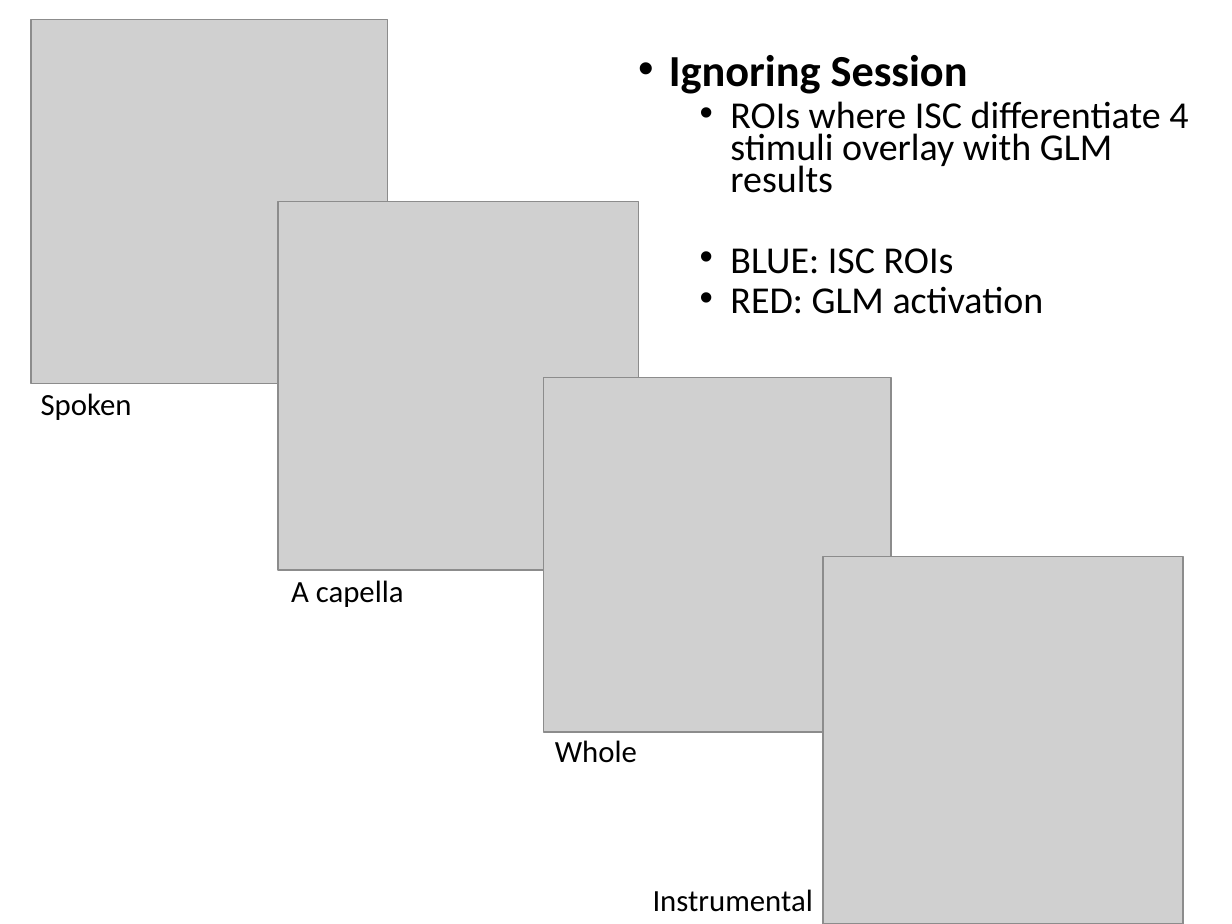
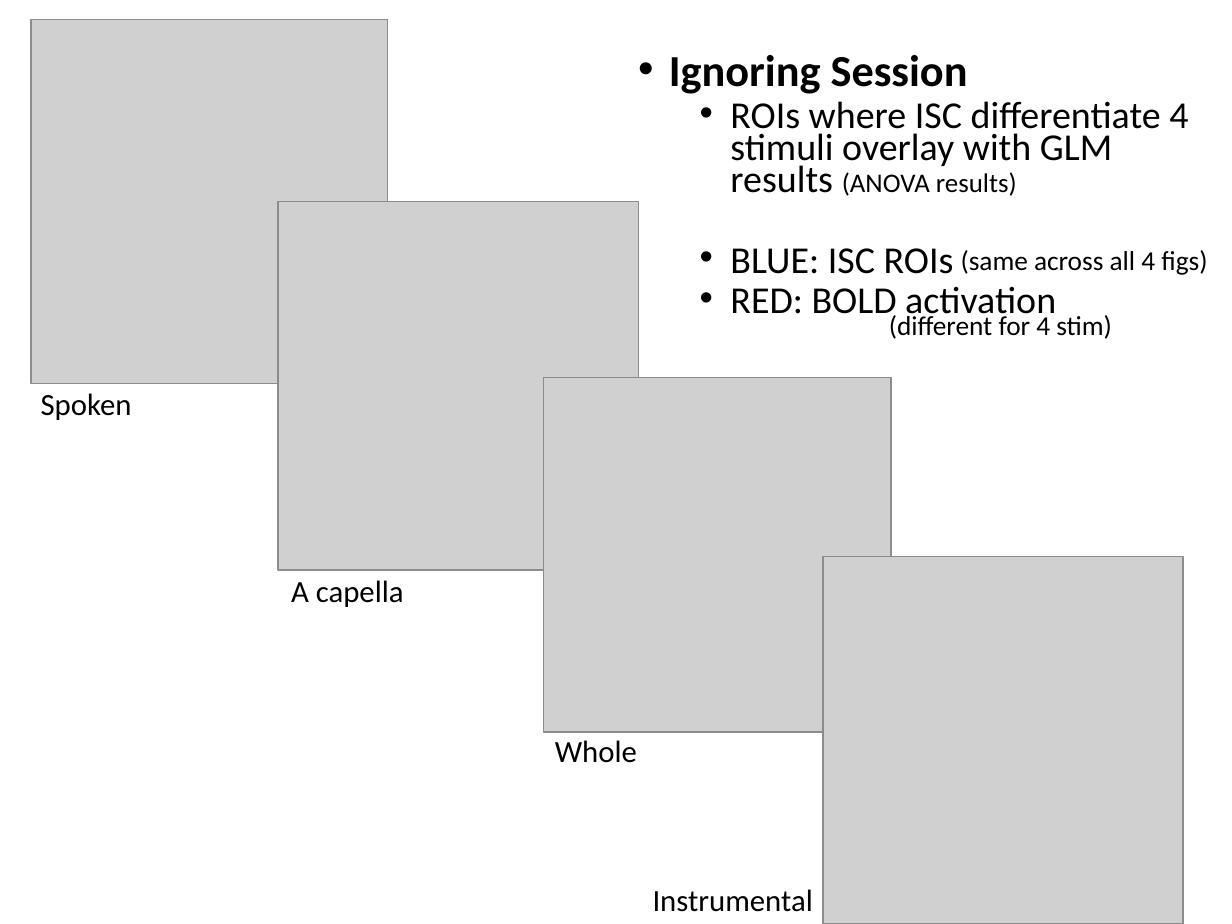
Before and after one commit to asternin/PhDProject, a slide deck: slide 6 of Meetings/2019.04.24-ISCSummary-JessAdrianBobbyMeeting.pptx (slide 5 before the commit). Drawn at 1232x924 pixels with LibreOffice and Linux fonts; fonts in the diff are those of the drawing; grey boxes stand for pictures. Boxes give left, top, right and bottom in pixels: in the first picture for what was removed or moved away, otherwise in the second. Text is boxed around its words. In the diff, an @@ line names an element or a change of style, - is before the commit and + after.

```diff
--- a/Meetings/2019.04.24-ISCSummary-JessAdrianBobbyMeeting.pptx
+++ b/Meetings/2019.04.24-ISCSummary-JessAdrianBobbyMeeting.pptx
@@ text at [730, 101, 1188, 196]: text changed @@
-  • ROIs where ISC differentiate 4 stimuli overlay with GLM results
+  • ROIs where ISC differentiate 4 stimuli overlay with GLM results (ANOVA results)
@@ text added at [961, 250, 1207, 275], 16 pt, text #000000 @@
+(same across all 4 figs)
@@ text at [730, 286, 1056, 322]: text changed @@
-  • RED: GLM activation
+  • RED: BOLD activation
@@ text added at [889, 313, 1112, 339], 16 pt, text #000000 @@
+(different for 4 stim)
```
Also in this commit, not shown: 5 other slides changed, 5 slides added, 2 slides removed, 2 other files.
